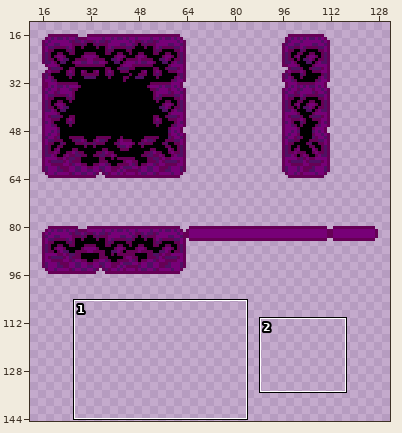
Pixel-art file -- art/tiles/sprites/cave.aseprite. Above, an overview of the earlier version with the close-up marked.
Close-up. The starting point:
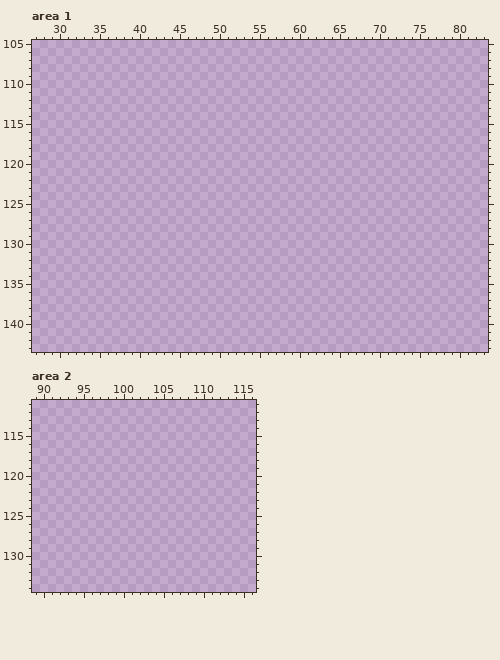
160x160 pixels, 1 frame. Shown: area 1: x 27..83, y 105..143; area 2: x 89..116, y 111..134. The wide view leaves out empty margins.
The result:
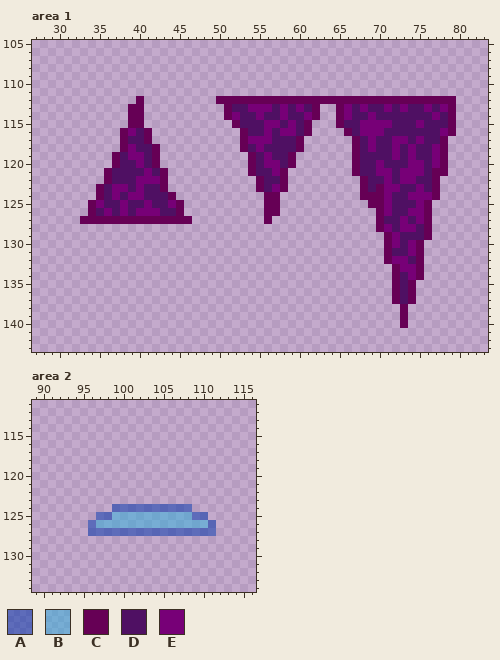
Palette (. is transparent): A #0033aa85  B #30b0db85  C #660055  D #4f1063  E #770077
Difference:
layer "Layer 2" opacity 52% added
Changed rows in their new state; - is an unchanged pixel.
Area 1, layer "Layer 1":
first column x 33:
112 -------C---------CCCCCCCCCCCCCCCCCCCCCCCCCCCCCC
113 ------CC----------CDDEEEDEDEDC--CEDEDDEDEDDEDEC
114 ------CC----------CEDDEDDEDDEC--CEDDEDDDDDDDEDC
115 ------CC-----------CDDDEEDEDC---CDDEEEEDDDEDDDC
116 -----CEDC-----------CDDEDEEDC----CDEEEDDDDDDDEC
117 -----CDDC-----------CEEEDDDC------CDEDDEEDEDDC-
118 -----CEDDC----------CDEDDDDC------CDEDDEDEDDEC-
119 ----CDEEDC-----------CDEDDC-------CDDDDEDEDDEC-
120 ----CDDEDC-----------CDEEDC-------CDDEDDDEEDEC-
121 ---CDDDDEDC----------CDDEC--------CDDEEDEEEDCC-
122 ---CDDDEEEC-----------CDDC---------CDDEDEEDDC--
123 --CDEEDEDDC-----------CDEC---------CDCEEDDEDC--
124 --CDEDEEDDDC-----------CC----------CCCEDDEEEC--
125 -CEDDEDDEDDEC----------CC-----------CCEDDDEC---
126 -CDEDEDEEEDDC----------CC------------CEDDEEC---
127 CCCCCCCCCCCCCC---------C-------------CDDEDEC---
128 -------------------------------------CEDEEDC---
129 --------------------------------------CEDDDC---
130 --------------------------------------CEDEC----
131 --------------------------------------CDDEC----
132 --------------------------------------CEEDC----
133 ---------------------------------------CEEC----
134 ---------------------------------------CDEC----
135 ---------------------------------------CDC-----
136 ---------------------------------------CDC-----
137 ---------------------------------------CDC-----
138 ----------------------------------------C------
139 ----------------------------------------C------
140 ----------------------------------------C------
Area 2, layer "Layer 2":
first column x 96:
124 ---AAAAAAAAAA---
125 -AABBBBBBBBBBAA-
126 ABBBBBBBBBBBBBBA
127 AAAAAAAAAAAAAAAA
Pixel boxes of the changes (left, top, right, bottom) in both close-ups:
added: (80, 96, 192, 224)
added: (216, 96, 456, 328)
added: (88, 504, 216, 536)
